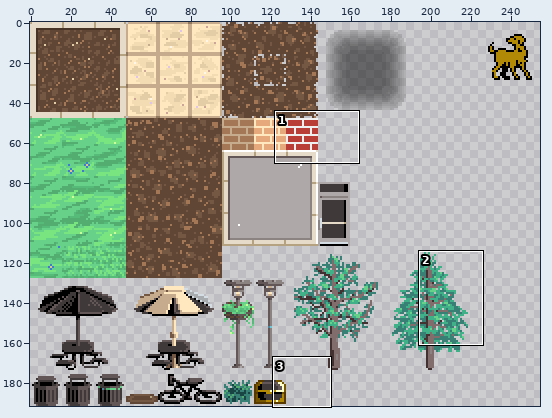
Sprite sheet: RGRPG/Assets/Resources/Sprites/Pixel/umbc_tile_1_0.png. The first picture is a wide view before the edit; the outline marks the close-up.
Close-up. As it was:
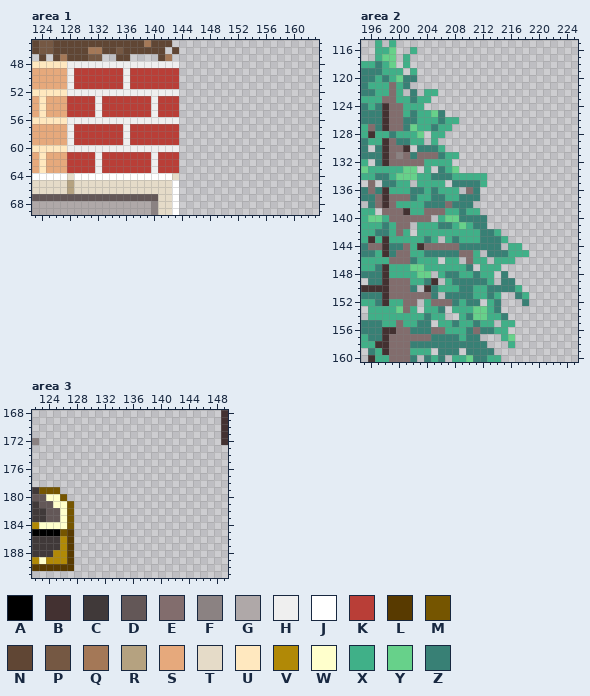
The file is 256x192 pixels. Pixels under 10% opacity are left out. Colours within 5 levels of each other are drawn and written as one. Shown: area 1: x 123..163, y 45..69; area 2: x 195..225, y 115..160; area 3: x 122..149, y 168..191. The wide view leaves out empty margins.
Palette (. is transparent): A #000000  B #433131  C #403939  D #635757  E #826d6d  F #8b8282  G #afa8a8  H #efefef  J #ffffff  K #b93e37  L #583a00  M #755500  N #604634  P #755843  Q #a47857  R #b5a280  S #e6a97c  T #e5dbc8  U #ffe8bf  V #b18906  W #ffffcc  X #40b088  Y #67d18a  Z #388075
The same view after the edit:
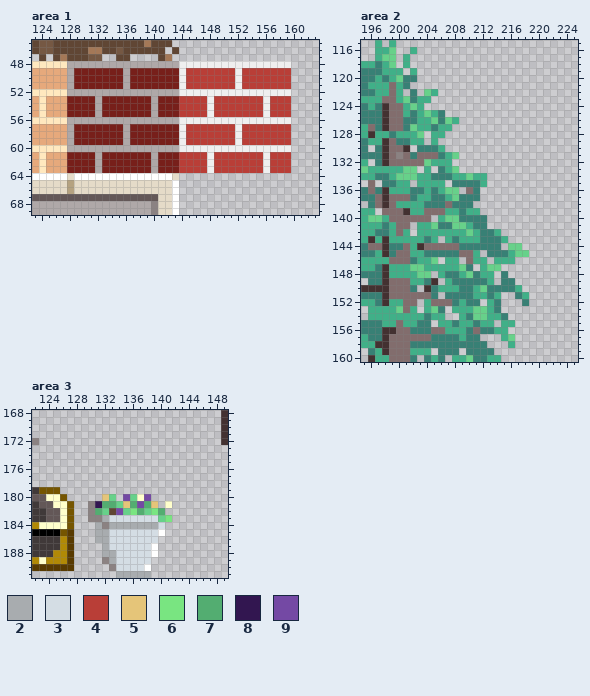
Colours new in this view: 2 #a8acaf  3 #d4dde4  4 #b93e37  5 #e5c579  6 #79e581  7 #53ad71  8 #321650  9 #7449a4
What changed:
colour K: #b93e37 -> #771f1a
Area 1:
y 48: x 128..159 HHHHHHHHHHHHHHHH................ -> GGGGGGGGGGGGGGGGHHHHHHHHHHHHHHHH
y 49..51: x 128 H -> G; x 136 H -> G; x 144..159 ................ -> H4444444H4444444
y 52: x 128..159 HHHHHHHHHHHHHHHH................ -> GGGGGGGGGGGGGGGGHHHHHHHHHHHHHHHH
y 53..55: x 132 H -> G; x 140 H -> G; x 144..159 ................ -> 4444H4444444H444
y 56: x 128..159 HHHHHHHHHHHHHHHH................ -> GGGGGGGGGGGGGGGGHHHHHHHHHHHHHHHH
y 57..59: x 128 H -> G; x 136 H -> G; x 144..159 ................ -> H4444444H4444444
y 60: x 128..159 HHHHHHHHHHHHHHHH................ -> GGGGGGGGGGGGGGGGHHHHHHHHHHHHHHHH
y 61..63: x 132 H -> G; x 140 H -> G; x 144..159 ................ -> 4444H4444444H444
Area 2:
y 122: x 204 X -> Y
y 123: x 201 X -> Y
y 124: x 202 X -> Y
y 125: x 204..205 XY -> YX
y 126: x 205 X -> Y; x 207 X -> Y
y 131: x 208 X -> Y
y 132: x 204 X -> Y
y 134: x 210 X -> Y
y 136: x 207..208 XX -> YY
y 137: x 208 X -> Y
y 141: x 205 X -> Y; x 208 X -> Y
y 142: x 210 X -> Y
y 144: x 216..217 XX -> YY
y 145: x 217..218 XX -> YY
y 146: x 205 X -> Y
y 147: x 209 X -> Y; x 213..214 XX -> YY
y 148: x 210 X -> Y
y 150: x 212 X -> Y
y 153: x 205 X -> Y
Area 3:
y 180: x 132..133 .. -> 5Y; x 135..138 .... -> 9YW9
y 181: x 130..139 .......... -> F877Y57975; x 141 . -> W
y 182: x 130..140 ........... -> F7YN9Y67Y67
y 183: x 130..141 ............ -> FF23333333Y6
y 184: x 131..140 .......... -> 2F22222223
y 185: x 131..140 .......... -> 223333333J
y 186: x 131..139 ......... -> 223333333
y 187: x 132..139 ........ -> 2333333J
y 188: x 132..139 ........ -> 2233333J
y 189: x 132..138 ....... -> F233333
y 190: x 133..138 ...... -> F3333J
y 191: x 134..138 ..... -> 22222
Where, in picture pixels (left, top, right, bottom), the same in both close-ups:
changed: (67, 61, 291, 173)
changed: (403, 89, 452, 124)
changed: (424, 152, 529, 292)
changed: (431, 306, 438, 313)
added: (88, 494, 172, 578)
